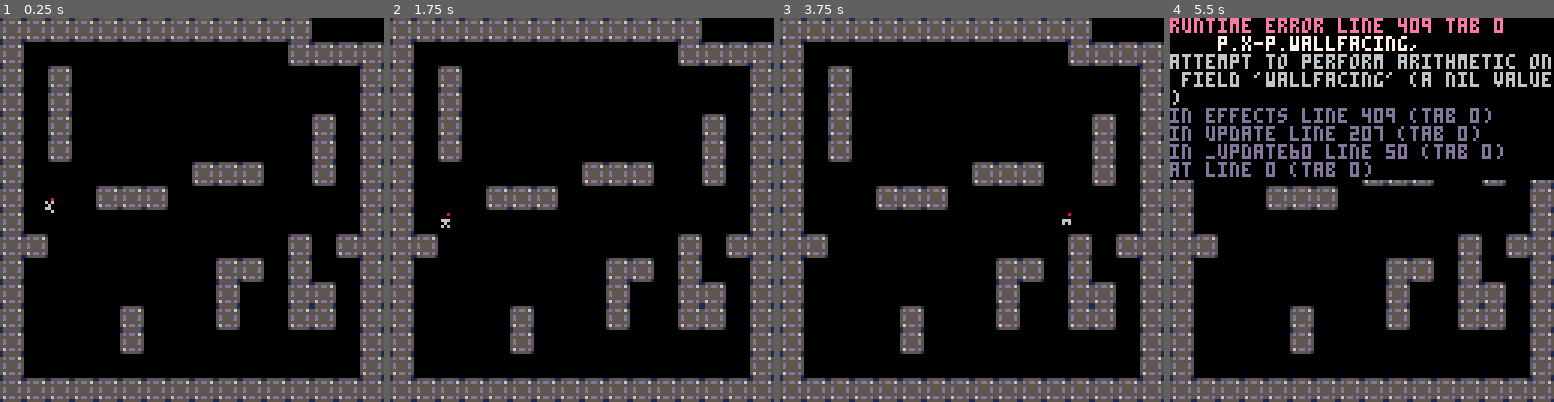
Above: before the commit, frames 1-4 (left to right).
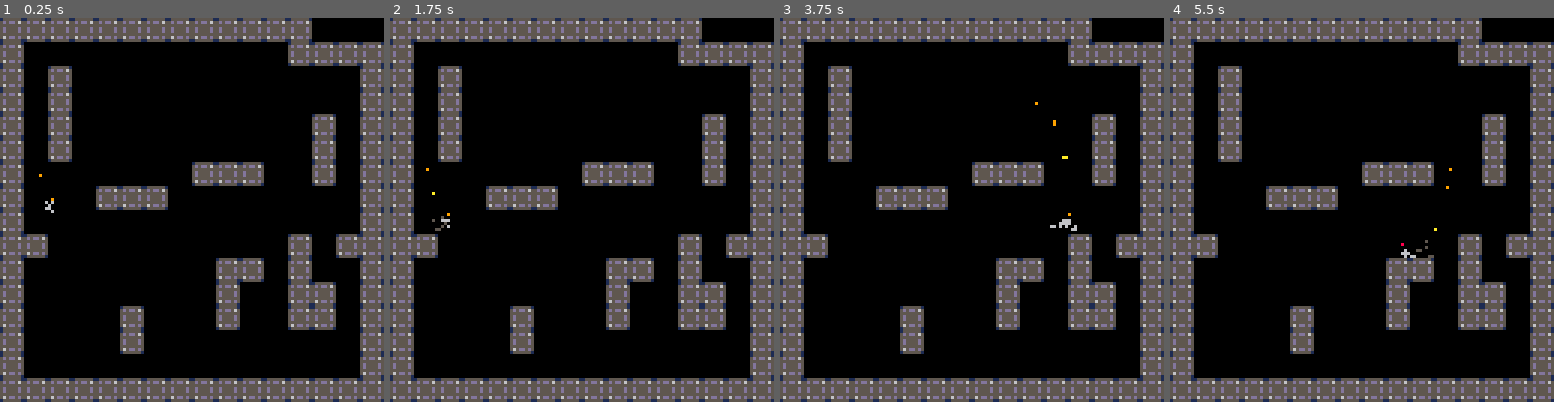
Above: after the commit, the same moments.

Repository: charlietran/pico8-games
Game: PICO-8 cartridge runboi.p8
Same seed, same stepped clock (60 frames per second), same inputs: the game is played once before the commit and once after it.
Inputs:
- Up to frame 1 (0.25 s): no input
- Up to frame 2 (1.75 s): tap O (Z key) at 0.7, 1.7 s; hold Right from 1.6 s (still down)
- Up to frame 3 (3.75 s): release Right at 2.1 s; tap O (Z key) every 0.4 s from 2.1 to 3.7 s; hold Right 2.47-3.03 s; hold Left 3.08-3.58 s
- Up to frame 4 (5.5 s): hold Right 4.02-4.68 s; tap O (Z key) every 0.4 s from 4.1 to 5.3 s; hold Left from 5.08 s (still down)

The runs differ from the first frame. In frame 1, less than 0.1% of the frame differs, in the area x 10-15%, y 40-48%; in frame 2, less than 0.1%; in frame 3, less than 0.1%; in frame 4, 21%, in the area x 0-100%, y 0-63%.
Error before the commit: runtime error line 409 tab 0; p.x-p.wallfacing,; attempt to perform arithmetic on field 'wallfacing' (a nil value)

Commit message:
More effects
* Move landing effects out of collision code

* Add effects timer, use in draw

* Add head flaming effects

Diff:
--- a/runboi.p8
+++ b/runboi.p8
@@ -342,28 +342,15 @@
 		if collide(p,'y',step) then
 			--y collision detected
 
-			if p.vy>1 then
-				--if we're moving fast
-				--enough to create effects
-
-				--play a landing sound
-				--based on current y speed
-				if p.vy>5 then
-					sfx(15)
-				else
-					sfx(14)
-				end
-
-				--set the landing timer
-				--based on current speed
-				p.landtimer=p.vy
-
-				--slight camera shake
-				shakevy+=p.vy/6
+			--trigger a landing effect
+			if p.vy > 1 then
+				p.landing_v=p.vy
 			end
+
+			--zero out y velocity and
+			--reset falling timer
 			p.vy=0
 			p.falltimer=0
-			break
 		else
 			--no y collision detected
 			p.y+=step
@@ -374,7 +361,17 @@
 
 player.effects=function(p)
 	if p.standing then
-		--update the run timer to
+		p:runningeffects()
+		p:landingeffects()
+	elseif p.wallsliding then
+		p:slidingeffects()
+	end
+
+	p:headeffects()
+end --player.effects
+
+player.runningeffects=function(p)
+		--updates the run timer to
 		--inform the running animation
 
 		--if we're slow/still, then
@@ -387,7 +384,9 @@
 		else
 			local oruntimer=p.runtimer
 			p.runtimer+=abs(p.vx)*runanimspeed
-			if flr(oruntimer)!=flr(p.runtimer) then
+			if flr(oruntimer)!=flr(p.runtimer) and
+			   p.etimer%2==0
+			then
 				spawnp(
 					p.x, --x pos
 					p.y+2,--y pos
@@ -403,24 +402,82 @@
 		if p.landtimer>0 then
 			p.landtimer-=0.4
 		end
-	elseif p.wallsliding then
+end
+
+player.landingeffects=function(p)
+	--only spawn landing effects
+	--if we've a landing velocity
+	if(not p.landing_v) return
+
+	--play a landing sound
+	--based on current y speed
+	if p.landing_v>5 then
+		sfx(15)
+	else
+		sfx(14)
+	end
+
+	--set the landing timer
+	--based on current speed
+	p.landtimer=p.landing_v
+
+	--spawn landing particles
+	for j=0,p.landing_v*2 do
+		spawnp(
+			p.x,
+			p.y+2,
+			p.landing_v/8*(rnd(2)-1),
+			-p.landing_v/7*rnd(),
+			.3
+		)
+	end
+
+	--slight camera shake
+	shakevy+=p.landing_v/6
+
+	--reset landing velocity
+	p.landing_v=nil
+end
+
+player.slidingeffects=function(p)
 		local oruntimer=p.runtimer
 		p.runtimer-=p.vy*wallrunanimspeed
 
 		if flr(oruntimer)!=flr(p.runtimer) then
 			spawnp(
-				p.x-p.wallfacing,
+				p.x-p.facing,
 				p.y+1,
-				p.wallfacing*abs(p.vy)/4,
+				p.facing*abs(p.vy)/4,
 				0,
 				0.2
 			)
 		end
-	end
-end --player.effects
+end
+
+player.headeffects=function(p)
+	if p.etimer%6==0 then
+		local ex,evx,edir
+		edir=p.prevf and -1 or 1
+		spawnp(
+			p.prevx,
+			p.prevy - p.hr,
+			-edir*0.2, -- x vel
+			-0.1, -- y vel
+			0.1, --jitter
+			9, -- color
+			.7 -- duration
+			)
+		p.prevx=p.x
+		p.prevy=p.y
+		p.prevf=p.flipx
+	end
+
+	p.etimer+=1
+	if(p.etimer>10) p.etimer=1
+end
 
 -- spawn a particle effect
-spawnp=function(x,y,vx,vy,jitter)
+spawnp=function(x,y,vx,vy,jitter,c,d)
 	--object for the particle
 	local p={
 		x=x,
@@ -428,10 +485,11 @@
 		ox=x,
 		oy=y,
 		vx=2*(vx+rnd(jitter*2)-jitter),
-		vy=2*(vy+rnd(jitter*2)-jitter)
+		vy=2*(vy+rnd(jitter*2)-jitter),
+		c=c or 5,
+		d=d or 0.5
 	}
-
-	p.duration=.5+rnd(.5)
+	p.duration=p.d+rnd(p.d)
 	p.life=1
 
 	add(specks,p)
@@ -569,7 +627,7 @@
 			speck.y,
 			speck.ox,
 			speck.oy,
-			5+(speck.life/2)*3
+			speck.c+(speck.life/2)*3
 		)
 	end
 end
